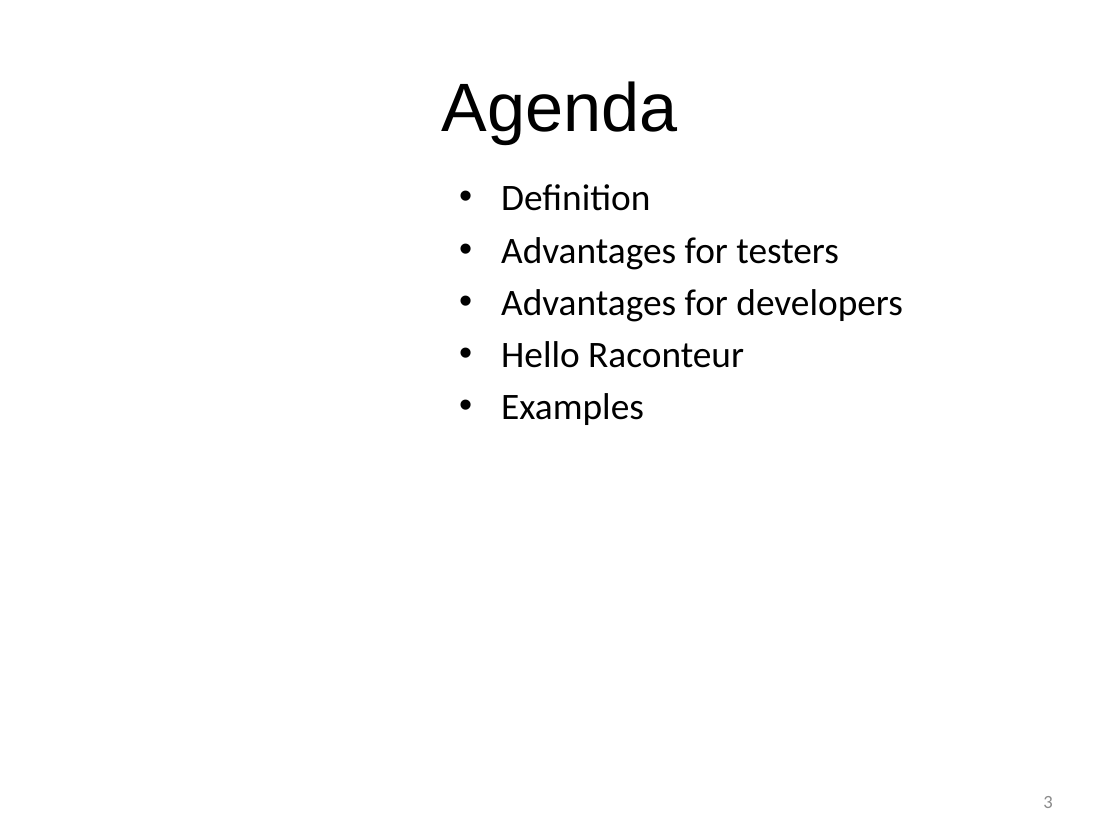
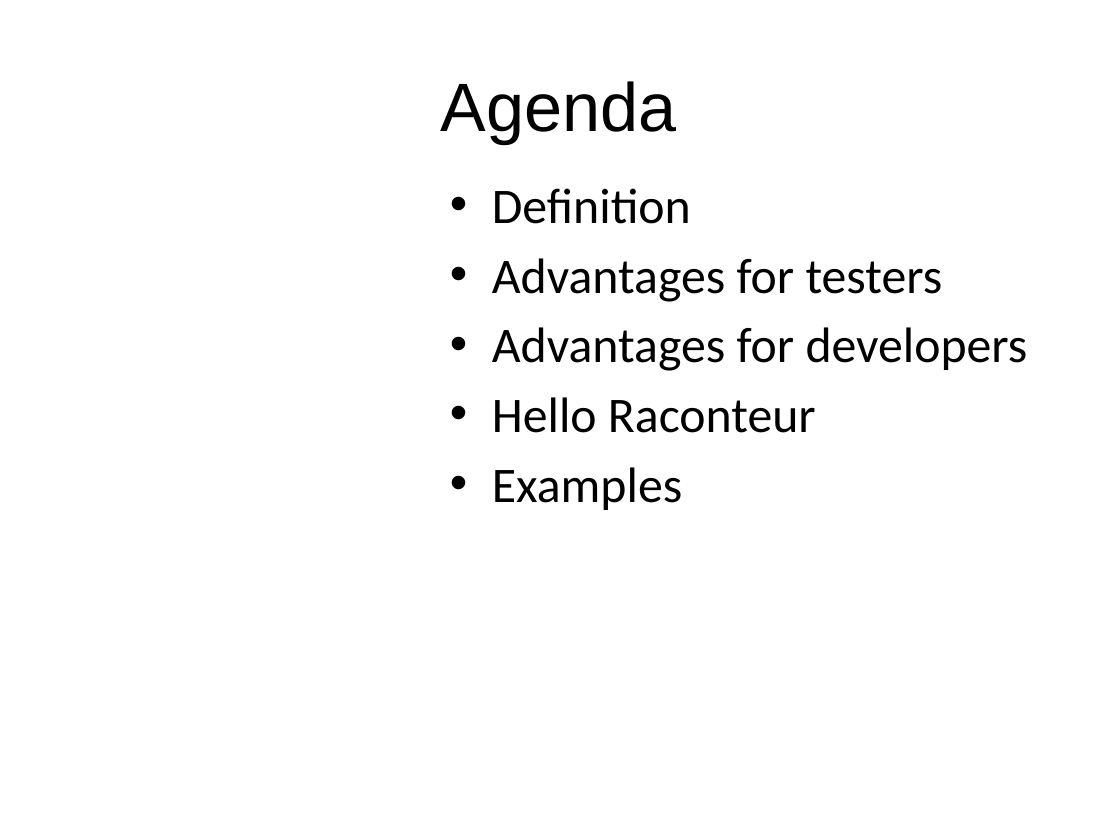
Before and after one commit to msuarz/portfolio, a slide deck: slide 3 of agile2011/presentation.pptx. Drawn at 1120x840 pixels with LibreOffice and Linux fonts; fonts in the diff are those of the drawing; background and template pictures are left out. Boxes give left, top, right and bottom in pixels: in the first picture for what was removed or moved away, otherwise in the second. Text is boxed around its words. In the diff, an @@ line names an element or a change of style, - is before the commit and + after.

```diff
--- a/agile2011/presentation.pptx
+++ b/agile2011/presentation.pptx
@@ text "Definition": place and size @@
-text "Definition" at box(501, 184, 902, 425)
+text "Definition" at box(492, 188, 1028, 510)
@@ text "Definition" at box(492, 188, 1028, 510): size 24 to 32 pt; more space between paragraphs @@
@@ page number removed at box(1043, 796, 1052, 808) @@
-3
```
Also in this commit, not shown: 4 other slides changed, 16 slides added, 15 slides removed, 1 other file.
